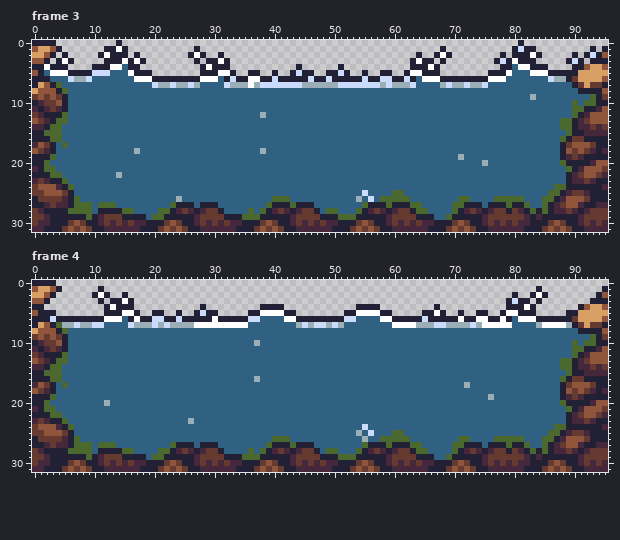
Two versions of one pixel-art file, resources/sprites/original/maps/separate/water.ase. That is the earlier state.
96x32 pixels, 12 frames. Shown: frame 3, frame 4. The commit also changed other frames, which this record leaves out.
The same view after the edit:
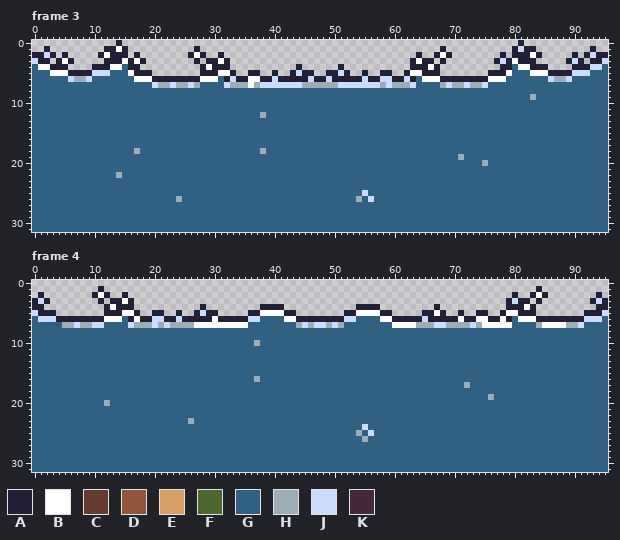
Palette (. is transparent): A #222034  B #ffffff  C #663931  D #8f563b  E #d9a066  F #4b692f  G #306082  H #9badb7  J #cbdbfc  K #45283c
Edits made:
layer "Layer 2" now hidden
Changed rows in their new state; - is an unchanged pixel.
Frame 3:
first column x 0:
 0 ....--------------------------------------------------------------------------------------------
 1 ..A..------------------------------------------------------------------------------------------.
 2 AAJ--------------------------------------------------------------------------------------------A
 3 JA---------------------------------------------------------------------------------------------J
 4 GB------------------------------------------------------------------------------------------AJJG
 5 GG----------------------------------------------------------------------------------------JJJGGG
 6 GGG--------------------------------------------------------------------------------------JGGGGGG
 7 GGGGG-------------------------------------------------------------------------------------GGGGGG
 8 GGGGGG-------------------------------------------------------------------------------------GGGGG
 9 GGGGGG---------------------------------------------------------------------------------------GGG
10 GGGGGG------------------------------------------------------------------------------------G-GGGG
11 GGGGGG------------------------------------------------------------------------------------GGGGGG
12 GGGGGG------------------------------------------------------------------------------------GGGGGG
13 GGGGGG----------------------------------------------------------------------------------GGGGGGGG
14 GGGGG-----------------------------------------------------------------------------------GGGGGGGG
15 GGGGG------------------------------------------------------------------------------------GGGGGGG
16 GGGGG-----------------------------------------------------------------------------------GGGGGGGG
17 GGGG-G----------------------------------------------------------------------------------GGGGGGGG
18 GGGG------------------------------------------------------------------------------------GGGGGGGG
19 GGGG------------------------------------------------------------------------------------GGGGGGGG
20 GGG-------------------------------------------------------------------------------------GGGGGGGG
21 GGGG-------------------------------------------------------------------------------------GGGGGGG
22 GGGGG------------------------------------------------------------------------------------GGGGGGG
23 GGGGGG-----------------------------------------------------------------------------------GGGGGGG
24 GGGGGGG--------------------------------------------------------------------------------GGGGGGGGG
25 GGGGGGG-----------------------------------------------------GG------------------------GGGGGGGGGG
26 GGGGGGGG--------------------------------GGG---------------GGGGG--------GG----GGGGG---GGGGGGGGGGG
27 GGGGGGGGGG-GGG---------GGGG-GGG--------GGGGGGGG--------GGGGGGGGGG-----GGGGG-GGGGGGG--GGGGGGGGGGG
28 GGGGGGGGGG-GGGGGG----GGGGGGGGGGG----G-GGGGGGGGGG-GG---GGGGGGGGGGGG----GGGGGGGGGGGGGGGGGGGGGGGGGG
29 GGGGGGGGGGGGGGGGGGG-GGGGGGGGGGGGGGGGGGGGGGGGGGGGGGGGGGGGGGGGGGGGGGG--GGGGGGGGGGGGGGGGGGGGGGGGGGG
30 GGGGGGGGGGGGGGGGGGGGGGGGGGGGGGGGGGGGGGGGGGGGGGGGGGGGGGGGGGGGGGGGGGGGGGGGGGGGGGGGGGGGGGGGGGGGGGGG
31 GGGGGGGGGGGGGGGGGGGGGGGGGGGGGGGGGGGGGGGGGGGGGGGGGGGGGGGGGGGGGGGGGGGGGGGGGGGGGGGGGGGGGGGGGGGGGGGG
Frame 4:
first column x 0:
 0 ....--------------------------------------------------------------------------------------------
 1 .....------------------------------------------------------------------------------------------.
 2 .A..-------------------------------------------------------------------------------------------.
 3 AJ--------------------------------------------------------------------------------------------J-
 4 -------------------------------------------------------------------------------------------...AA
 5 J----------------------------------------------------------------------------------------...AAAJ
 6 GJJ---------------------------------------------------------------------------------------AAJJJG
 7 GGGGG-------------------------------------------------------------------------------------HJGGGG
 8 GGGGGG-------------------------------------------------------------------------------------GGGGG
 9 GGGGGG---------------------------------------------------------------------------------------GGG
10 GGGGGG------------------------------------------------------------------------------------G-GGGG
11 GGGGGG------------------------------------------------------------------------------------GGGGGG
12 GGGGGG------------------------------------------------------------------------------------GGGGGG
13 GGGGGG----------------------------------------------------------------------------------GGGGGGGG
14 GGGGG-----------------------------------------------------------------------------------GGGGGGGG
15 GGGGG------------------------------------------------------------------------------------GGGGGGG
16 GGGGG-----------------------------------------------------------------------------------GGGGGGGG
17 GGGG-G----------------------------------------------------------------------------------GGGGGGGG
18 GGGG------------------------------------------------------------------------------------GGGGGGGG
19 GGGG------------------------------------------------------------------------------------GGGGGGGG
20 GGG-------------------------------------------------------------------------------------GGGGGGGG
21 GGGG-------------------------------------------------------------------------------------GGGGGGG
22 GGGGG------------------------------------------------------------------------------------GGGGGGG
23 GGGGGG-----------------------------------------------------------------------------------GGGGGGG
24 GGGGGGG--------------------------------------------------------------------------------GGGGGGGGG
25 GGGGGGG-----------------------------------------------------GG------------------------GGGGGGGGGG
26 GGGGGGGG--------------------------------GGG---------------GGGGG--------GG----GGGGG---GGGGGGGGGGG
27 GGGGGGGGGG-GGG---------GGGG-GGG--------GGGGGGGG--------GGGGGGGGGG-----GGGGG-GGGGGGG--GGGGGGGGGGG
28 GGGGGGGGGG-GGGGGG----GGGGGGGGGGG----G-GGGGGGGGGG-GG---GGGGGGGGGGGG----GGGGGGGGGGGGGGGGGGGGGGGGGG
29 GGGGGGGGGGGGGGGGGGG-GGGGGGGGGGGGGGGGGGGGGGGGGGGGGGGGGGGGGGGGGGGGGGG--GGGGGGGGGGGGGGGGGGGGGGGGGGG
30 GGGGGGGGGGGGGGGGGGGGGGGGGGGGGGGGGGGGGGGGGGGGGGGGGGGGGGGGGGGGGGGGGGGGGGGGGGGGGGGGGGGGGGGGGGGGGGGG
31 GGGGGGGGGGGGGGGGGGGGGGGGGGGGGGGGGGGGGGGGGGGGGGGGGGGGGGGGGGGGGGGGGGGGGGGGGGGGGGGGGGGGGGGGGGGGGGGG
Boxes around the changes in both pictures, in picture pixels (x1, y1, x2, y2):
changed: (32, 40, 608, 232)
changed: (32, 280, 608, 472)
